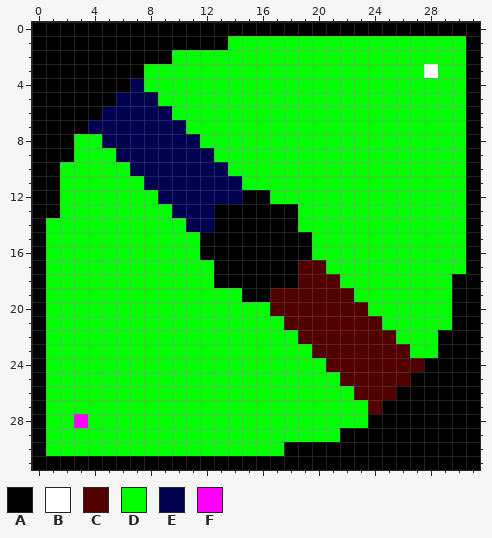
Two versions of one pixel-art sprite, resources/L3.png. The picture above is the old version.
The file is 32x32 pixels.
Palette (. is transparent): A #000000  B #ffffff  C #520000  D #00ff00  E #000052  F #ff00ff
Pixels before, first column x 0:
 0 AAAAAAAAAAAAAAAAAAAAAAAAAAAAAAAA
 1 AAAAAAAAAAAAAADDDDDDDDDDDDDDDDDA
 2 AAAAAAAAAADDDDDDDDDDDDDDDDDDDDDA
 3 AAAAAAAADDDDDDDDDDDDDDDDDDDDBDDA
 4 AAAAAAAEDDDDDDDDDDDDDDDDDDDDDDDA
 5 AAAAAAEEEDDDDDDDDDDDDDDDDDDDDDDA
 6 AAAAAEEEEEDDDDDDDDDDDDDDDDDDDDDA
 7 AAAAEEEEEEEDDDDDDDDDDDDDDDDDDDDA
 8 AAADDEEEEEEEDDDDDDDDDDDDDDDDDDDA
 9 AAADDDEEEEEEEDDDDDDDDDDDDDDDDDDA
10 AADDDDDEEEEEEEDDDDDDDDDDDDDDDDDA
11 AADDDDDDEEEEEEEDDDDDDDDDDDDDDDDA
12 AADDDDDDDEEEEEEAADDDDDDDDDDDDDDA
13 AADDDDDDDDEEEAAAAAADDDDDDDDDDDDA
14 ADDDDDDDDDDEEAAAAAADDDDDDDDDDDDA
15 ADDDDDDDDDDDAAAAAAAADDDDDDDDDDDA
16 ADDDDDDDDDDDAAAAAAAADDDDDDDDDDDA
17 ADDDDDDDDDDDDAAAAAACCDDDDDDDDDDA
18 ADDDDDDDDDDDDAAAAAACCCDDDDDDDDAA
19 ADDDDDDDDDDDDDDAACCCCCCDDDDDDDAA
20 ADDDDDDDDDDDDDDDDCCCCCCCDDDDDDAA
21 ADDDDDDDDDDDDDDDDDCCCCCCCDDDDDAA
22 ADDDDDDDDDDDDDDDDDDCCCCCCCDDDAAA
23 ADDDDDDDDDDDDDDDDDDDCCCCCCCDDAAA
24 ADDDDDDDDDDDDDDDDDDDDCCCCCCCAAAA
25 ADDDDDDDDDDDDDDDDDDDDDCCCCCAAAAA
26 ADDDDDDDDDDDDDDDDDDDDDDCCCAAAAAA
27 ADDDDDDDDDDDDDDDDDDDDDDDCAAAAAAA
28 ADDFDDDDDDDDDDDDDDDDDDDDAAAAAAAA
29 ADDDDDDDDDDDDDDDDDDDDDAAAAAAAAAA
30 ADDDDDDDDDDDDDDDDDAAAAAAAAAAAAAA
31 AAAAAAAAAAAAAAAAAAAAAAAAAAAAAAAA
After the commit:
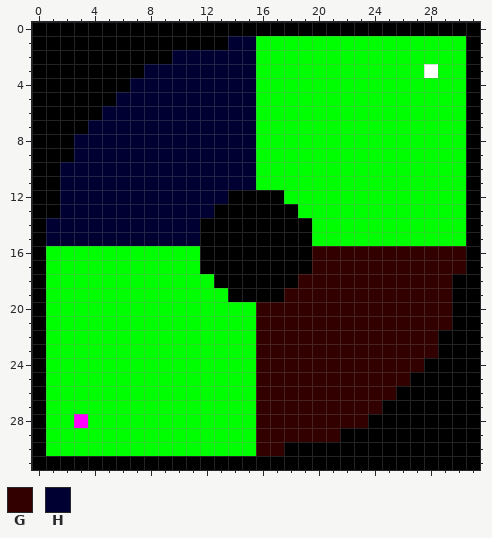
Colours new in this view: G #330000  H #000033
What changed:
{"y":1,"x":14,"old":"DD","new":"HH"}
{"y":2,"x":10,"old":"DDDDDD","new":"HHHHHH"}
{"y":3,"x":8,"old":"DDDDDDDD","new":"HHHHHHHH"}
{"y":4,"x":7,"old":"EDDDDDDDD","new":"HHHHHHHHH"}
{"y":5,"x":6,"old":"EEEDDDDDDD","new":"HHHHHHHHHH"}
{"y":6,"x":5,"old":"EEEEEDDDDDD","new":"HHHHHHHHHHH"}
{"y":7,"x":4,"old":"EEEEEEEDDDDD","new":"HHHHHHHHHHHH"}
{"y":8,"x":3,"old":"DDEEEEEEEDDDD","new":"HHHHHHHHHHHHH"}
{"y":9,"x":3,"old":"DDDEEEEEEEDDD","new":"HHHHHHHHHHHHH"}
{"y":10,"x":2,"old":"DDDDDEEEEEEEDD","new":"HHHHHHHHHHHHHH"}
{"y":11,"x":2,"old":"DDDDDDEEEEEEED","new":"HHHHHHHHHHHHHH"}
{"y":12,"x":2,"old":"DDDDDDDEEEEEE","new":"HHHHHHHHHHHHA"}
{"y":12,"x":17,"old":"D","new":"A"}
{"y":13,"x":2,"old":"DDDDDDDDEEE","new":"HHHHHHHHHHH"}
{"y":14,"x":1,"old":"DDDDDDDDDDEE","new":"HHHHHHHHHHHA"}
{"y":14,"x":19,"old":"D","new":"A"}
{"y":15,"x":1,"old":"DDDDDDDDDDD","new":"HHHHHHHHHHH"}
{"y":16,"x":20,"old":"DDDDDDDDDDD","new":"GGGGGGGGGGG"}
{"y":17,"x":12,"old":"D","new":"A"}
{"y":17,"x":19,"old":"CCDDDDDDDDDD","new":"AGGGGGGGGGGG"}
{"y":18,"x":19,"old":"CCCDDDDDDDD","new":"GGGGGGGGGGG"}
{"y":19,"x":14,"old":"D","new":"A"}
{"y":19,"x":17,"old":"CCCCCCDDDDDDD","new":"AGGGGGGGGGGGG"}
{"y":20,"x":16,"old":"DCCCCCCCDDDDDD","new":"GGGGGGGGGGGGGG"}
{"y":21,"x":16,"old":"DDCCCCCCCDDDDD","new":"GGGGGGGGGGGGGG"}
{"y":22,"x":16,"old":"DDDCCCCCCCDDD","new":"GGGGGGGGGGGGG"}
{"y":23,"x":16,"old":"DDDDCCCCCCCDD","new":"GGGGGGGGGGGGG"}
{"y":24,"x":16,"old":"DDDDDCCCCCCC","new":"GGGGGGGGGGGG"}
{"y":25,"x":16,"old":"DDDDDDCCCCC","new":"GGGGGGGGGGG"}
{"y":26,"x":16,"old":"DDDDDDDCCC","new":"GGGGGGGGGG"}
{"y":27,"x":16,"old":"DDDDDDDDC","new":"GGGGGGGGG"}
{"y":28,"x":16,"old":"DDDDDDDD","new":"GGGGGGGG"}
{"y":29,"x":16,"old":"DDDDDD","new":"GGGGGG"}
{"y":30,"x":16,"old":"DD","new":"GG"}
{"label":"changed","picture_box":[46,36,466,456]}
